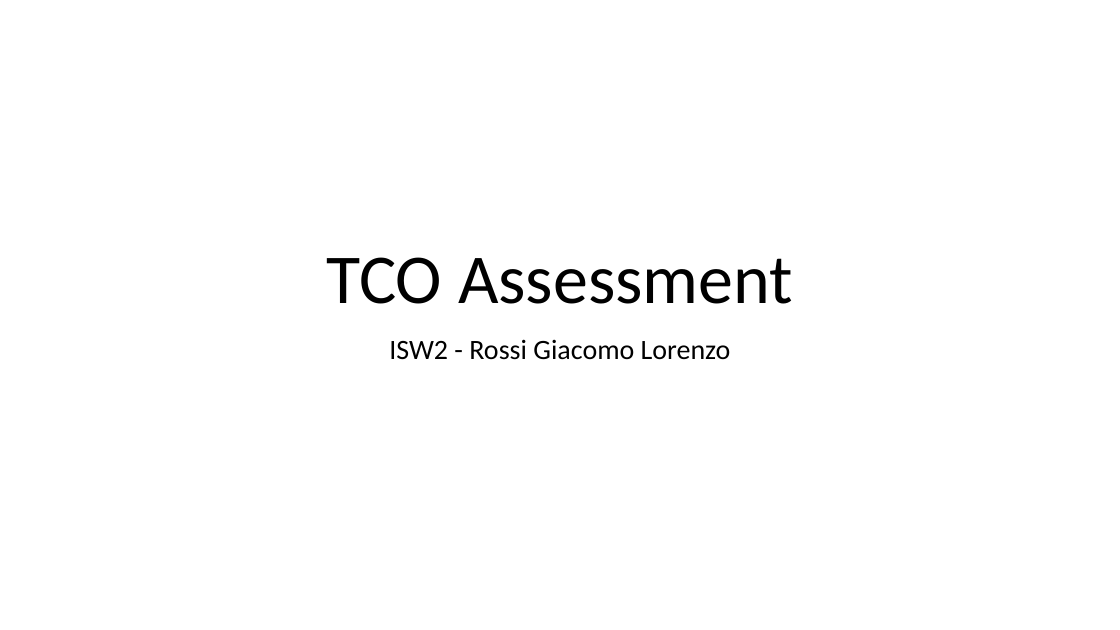
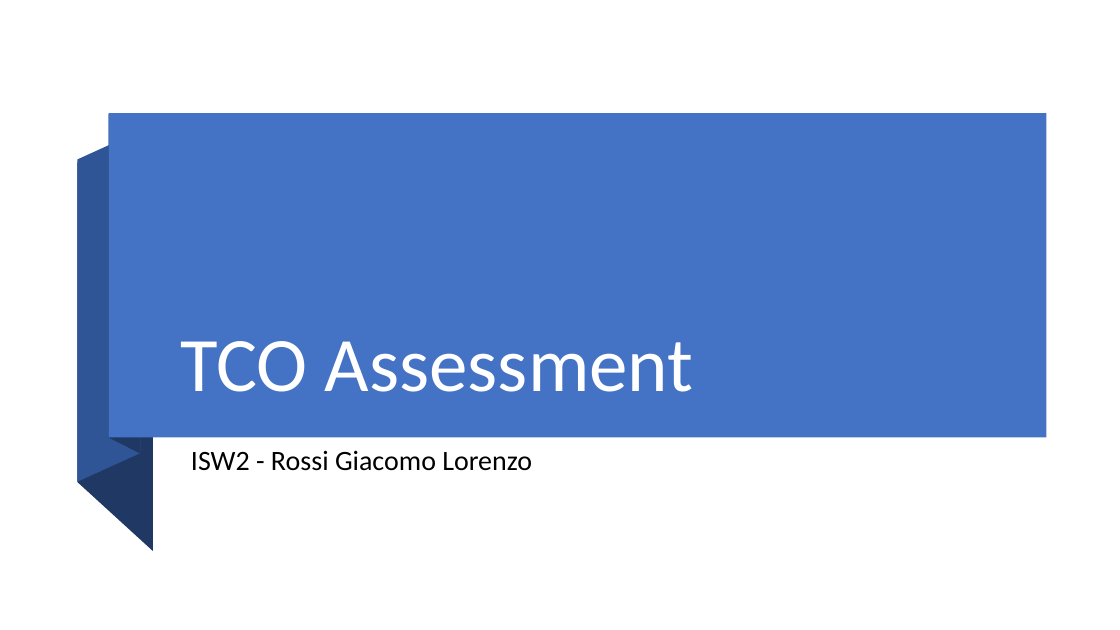
Before and after one commit to redjack96/TCO-Assessment, a slide deck: slide 1 of Rossi_GL_TCO_Pres_2021.pptx. Drawn at 1120x630 pixels with LibreOffice and Linux fonts; fonts in the diff are those of the drawing. Boxes give left, top, right and bottom in pixels: in the first picture for what was removed or moved away, otherwise in the second. Text is boxed around its words. In the diff, an @@ line names an element or a change of style, - is before the commit and + after.

```diff
--- a/Rossi_GL_TCO_Pres_2021.pptx
+++ b/Rossi_GL_TCO_Pres_2021.pptx
@@ freeform shape added at (108, 114, 140, 455), fill #203864 @@
@@ rectangle added at (108, 113, 1046, 438), fill #4472C4 @@
@@ freeform shape added at (77, 131, 140, 482), fill #2F5597 @@
@@ title "TCO Assessment": place and size @@
-title "TCO Assessment" at (327, 257, 793, 304)
+title "TCO Assessment" at (180, 341, 693, 392)
@@ title "TCO Assessment" at (180, 341, 693, 392): size 60 to 66 pt, text colour #000000 to #FFFFFF; alignment centre to left @@
@@ freeform shape added at (77, 162, 153, 551), fill #203864 @@
@@ subtitle "ISW2 - Rossi Giacomo Lorenzo": place and size @@
-subtitle "ISW2 - Rossi Giacomo Lorenzo" at (389, 339, 731, 360)
+subtitle "ISW2 - Rossi Giacomo Lorenzo" at (191, 450, 532, 471)
@@ subtitle "ISW2 - Rossi Giacomo Lorenzo" at (191, 450, 532, 471): alignment centre to left @@
```
Also in this commit, not shown: 2 other slides changed, 6 slides added, 1 other file.
